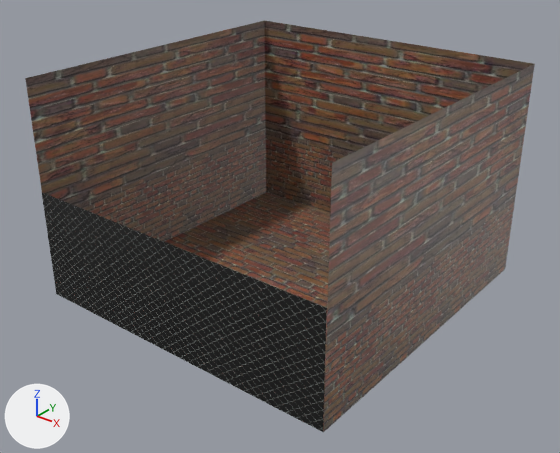
A saved change to the Blender file tools/blendfiles/26/irrbTut3.blend.
Both versions are drawn from a 50 mm lens placed at (7.74, -9.89, 7.27), pointed at (0.1, -0.35, 1.35). Lighting does not change. The marker at lower left points along +X, +Y and +Z.

Names of what the first picture shows: 'Plane.001', 'TestCube'.
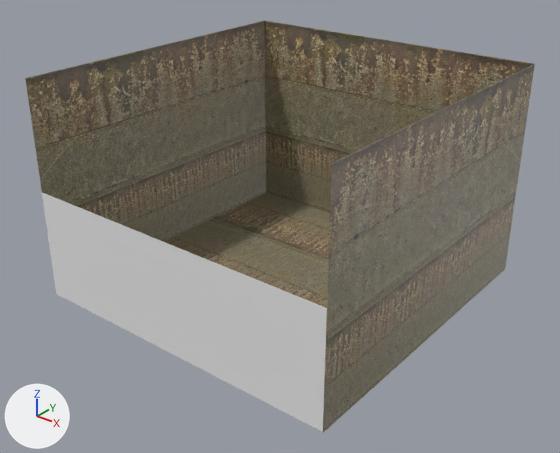
Location of each change, [x1, y1, x2, y2] in pixels of the pictures (560 x 453 px):
'TestCube', recoloured: [25, 21, 535, 432] in both
'Plane.001', recoloured (black to grey): [42, 193, 327, 432] in both

The change, as a diff of the scene's bpy script:
```diff
--- a/tools/blendfiles/26/irrbTut3.blend.py
+++ b/tools/blendfiles/26/irrbTut3.blend.py
@@ img_concrete1_png @@
+img_concrete1_png = load_image('concrete1.png', '_unpacked/concrete1.png', 512, 256, 'sRGB')
@@ mat_concrete1_png @@
+mat_concrete1_png = principled_material('concrete1.png')
+mat_concrete1_png.texture = img_concrete1_png
@@ mat_fence @@
+mat_fence = diffuse_material('Fence')
+mat_fence.base_color = (0.8, 0.8, 0.8)  # white #e7e7e7
@@ me_plane_001 @@
 me_plane_001.from_pydata(...)  # 4 vertices, 1 face; spans x -2.93..2.99, y -1.06..0.94, z 0.0
-me_plane_001.materials.append(mat_chainlink_png)  # picture img_chainlink_png
+me_plane_001.materials.append(mat_fence)  # white #e7e7e7
@@ me_testcube @@
 me_testcube.from_pydata(...)  # 12 vertices, 7 faces; spans x -2.96..2.96, y -2.96..2.96, z -2.96..1.0
-me_testcube.materials.append(mat_brick1_png)  # picture img_brick1_png
+me_testcube.materials.append(mat_concrete1_png)  # picture img_concrete1_png
```
